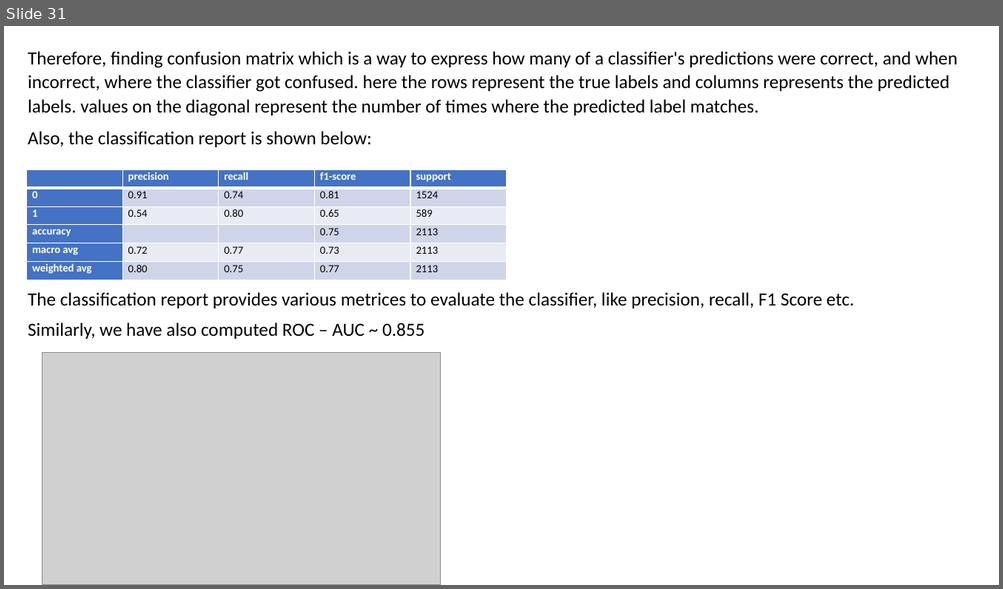
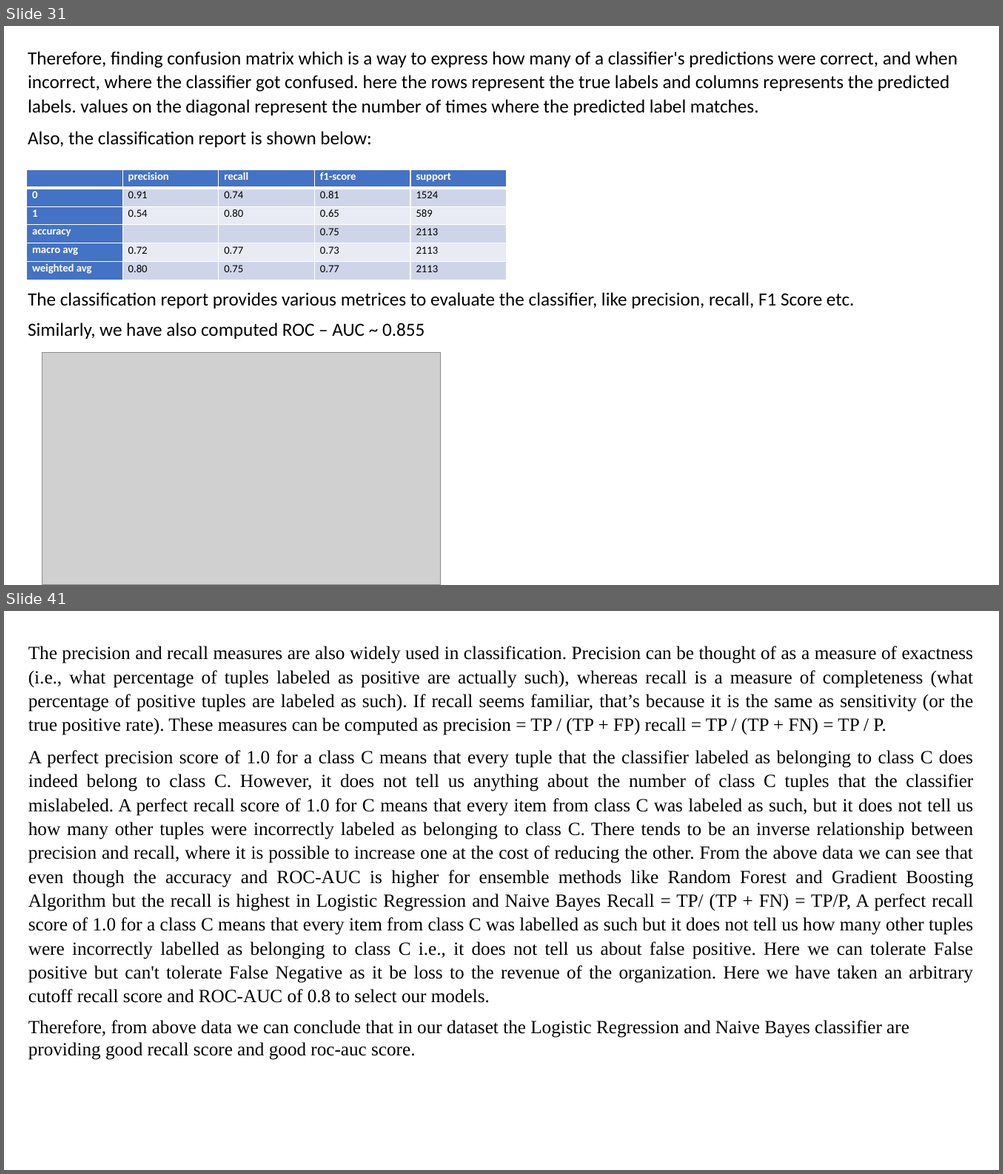
Before and after one commit to samarth-malhotra/Dissertation, a slide deck: Customer Churn Prediction in Telecom using Machine Learning.pptx. Shown one above the other, each under a label of ours: slide 31 before the commit, slides 31 and 41 after it; the slides between them are not shown. The pictures are 1003x589 and 1003x1174 pixels, drawn with LibreOffice and Linux fonts; fonts in the diff are those of the drawing; grey boxes stand for pictures. Boxes give left, top, right and bottom in pixels: in the first picture for what was removed or moved away, otherwise in the second. Text is boxed around its words. In the diff, an @@ line names an element or a change of style, - is before the commit and + after.

```diff
--- a/Customer Churn Prediction in Telecom using Machine Learning.pptx
+++ b/Customer Churn Prediction in Telecom using Machine Learning.pptx
@@ slide 41 added at box(4, 611, 999, 1170), background #FFFFFF @@
@@ text added at box(28, 646, 973, 1060), 18 pt, text #000000 @@
+The precision and recall measures are also widely used in classification. Precision can be thought of as a measure of exactness (i.e., what percentage of tuples labeled as positive are actually such), whereas recall is a measure of completeness (what percentage of positive tuples are labeled as such). If recall seems familiar, that’s because it is the same as sensitivity (or the true positive rate). These measures can be computed as precision = TP / (TP + FP) recall = TP / (TP + FN) = TP / P.
+A perfect precision score of 1.0 for a class C means that every tuple that the classifier labeled as belonging to class C does indeed belong to class C. However, it does not tell us anything about the number of class C tuples that the classifier mislabeled. A perfect recall score of 1.0 for C means that every item from class C was labeled as such, but it does not tell us how many other tuples were incorrectly labeled as belonging to class C. There tends to be an inverse relationship between precision and recall, where it is possible to increase one at the cost of reducing the other. From the above data we can see that even though the accuracy and ROC-AUC is higher for ensemble methods like Random Forest and Gradient Boosting Algorithm but the recall is highest in Logistic Regression and Naive Bayes Recall = TP/ (TP + FN) = TP/P, A perfect recall score of 1.0 for a class C means that every item from class C was labelled as such but it does not tell us how many other tuples were incorrectly labelled as belonging to class C i.e., it does not tell us about false positive. Here we can tolerate False positive but can't tolerate False Negative as it be loss to the revenue of the organization. Here we have taken an arbitrary cutoff recall score and ROC-AUC of 0.8 to select our models.
+Therefore, from above data we can conclude that in our dataset the Logistic Regression and Naive Bayes classifier are providing good recall score and good roc-auc score.
```
Also in this commit, not shown: 3 slides changed, 12 other slides added, 3 other files.
